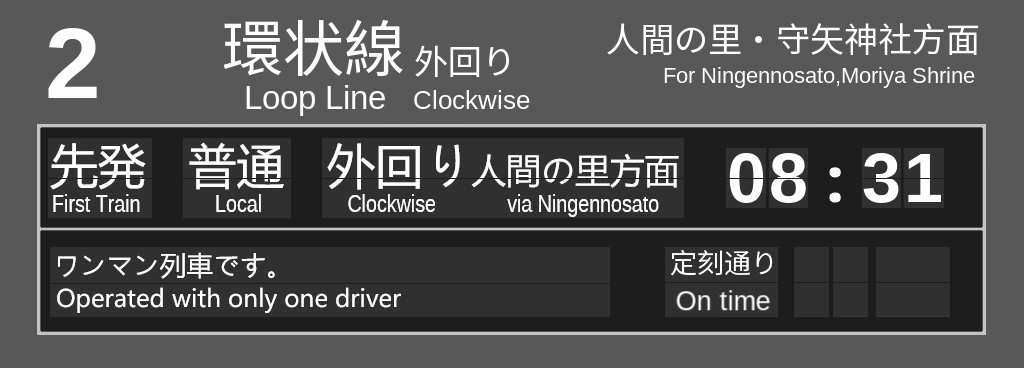
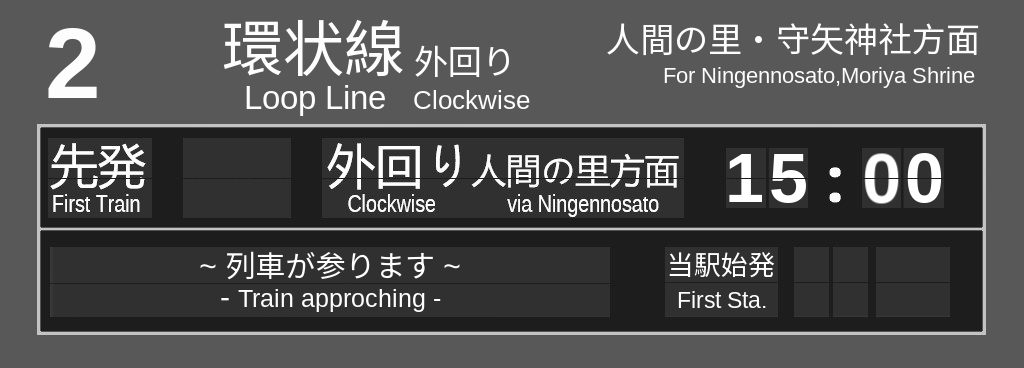
Layer changes from the first (1024, 368) image to the second:
painted on "hakurei2-dep0820-Clockwise.jpg" over [50, 138, 610, 317]
added group "TrainType" with 3 layers above "dep_time" over [183, 138, 291, 218]
hid "0x:xx" over [729, 153, 764, 203]
showed "1x:xx" over [729, 154, 762, 202]
showed "x5:xx" over [771, 154, 806, 203]
hid "x8:xx" over [771, 153, 806, 203]
showed "xx:0x" over [864, 153, 899, 204]
hid "xx:3x" over [863, 153, 899, 203]
showed "xx:x0" over [907, 153, 942, 203]
hid "xx:x1" over [908, 154, 941, 202]
showed "DepatCurrenSta" over [669, 252, 775, 308]
hid "Ontime" over [670, 249, 773, 311]
added layer "TrainArriving" in group "Message" over [200, 251, 460, 312]
